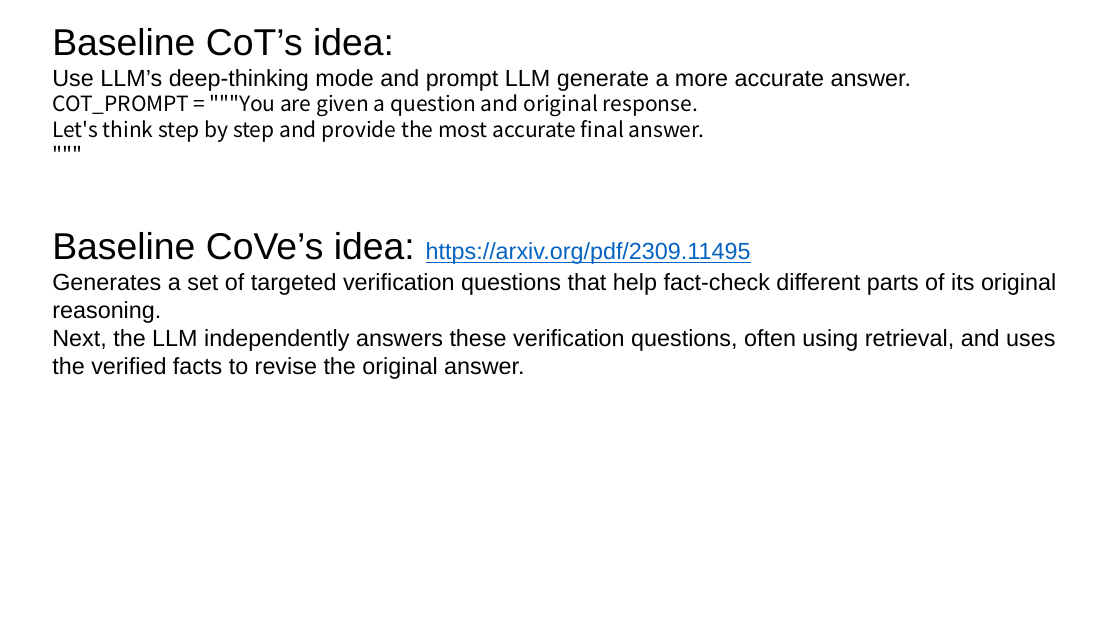
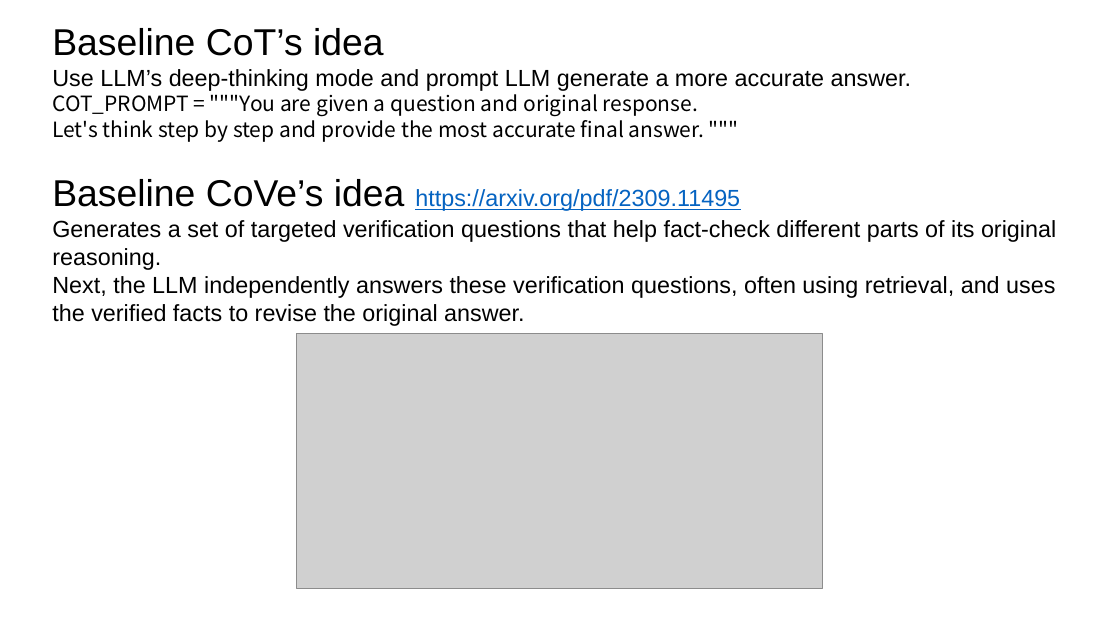
Before and after one commit to zbybr/LLMHalluMiti, a slide deck: slide 2 of slides/20251113.pptx. Drawn at 1120x630 pixels with LibreOffice and Linux fonts; fonts in the diff are those of the drawing; grey boxes stand for pictures. Boxes give left, top, right and bottom in pixels: in the first picture for what was removed or moved away, otherwise in the second. Text is boxed around its words. In the diff, an @@ line names an element or a change of style, - is before the commit and + after.

Commit message:
Add workflow and cove figures; update test and slide files
Added new workflow and cove diagrams in .drawio and .png formats. Updated slide deck, test CSV, and overcorrection figure and image to reflect new data and corrections, including a fix in the bar annotation loop in overcorrection_figure.py.

```diff
--- a/slides/20251113.pptx
+++ b/slides/20251113.pptx
@@ text at (52, 28, 384, 56): text changed @@
-Baseline CoT’s idea:
+Baseline CoT’s idea
@@ text at (52, 179, 740, 211): text changed @@
-Baseline CoVe’s idea: https://arxiv.org/pdf/2309.11495
+Baseline CoVe’s idea https://arxiv.org/pdf/2309.11495
@@ picture added at (297, 334, 823, 588) @@
```
Also in this commit, not shown: 4 other slides changed, 2 slides added, 2 slides removed, 7 other files.
